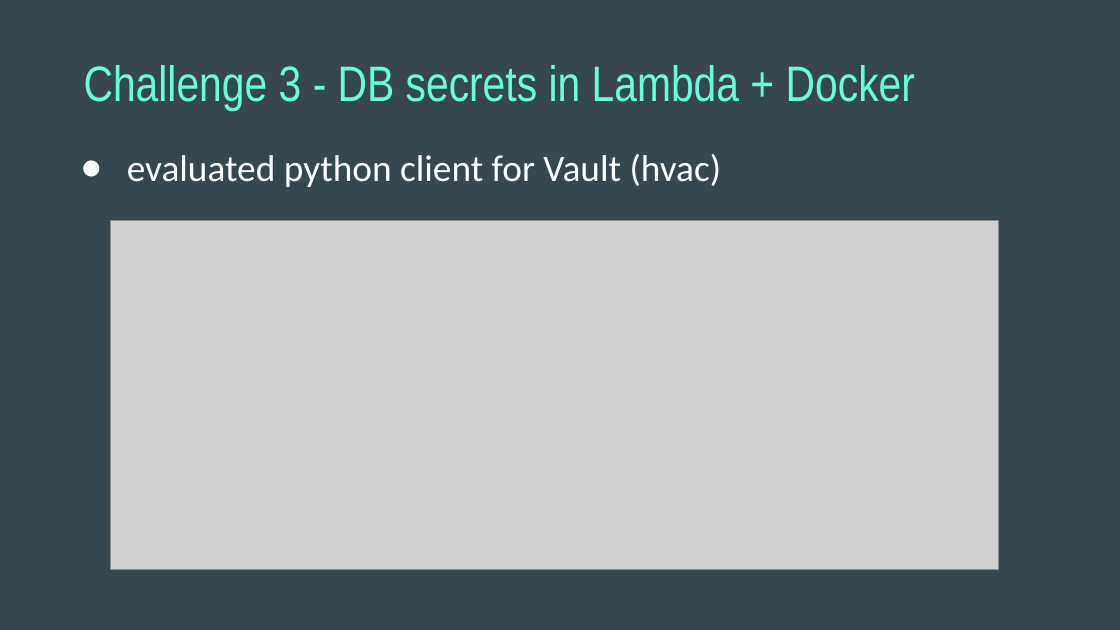
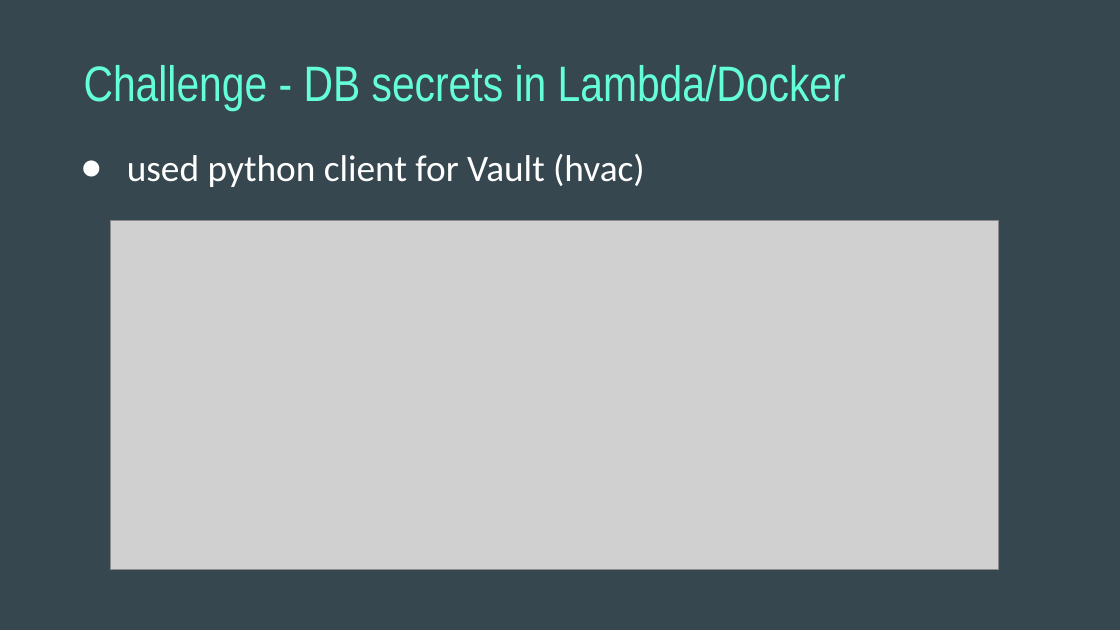
Before and after one commit to wgong/code2cloud, a slide deck: slide 7 of docs/code2cloud.pptx. Drawn at 1120x630 pixels with LibreOffice and Linux fonts; fonts in the diff are those of the drawing; grey boxes stand for pictures. Boxes give left, top, right and bottom in pixels: in the first picture for what was removed or moved away, otherwise in the second. Text is boxed around its words. In the diff, an @@ line names an element or a change of style, - is before the commit and + after.

```diff
--- a/docs/code2cloud.pptx
+++ b/docs/code2cloud.pptx
@@ title at (84,65,846,111): text changed @@
-Challenge 3 - DB secrets in Lambda + Docker
+Challenge - DB secrets in Lambda/Docker
@@ text at (127,154,645,187): text changed @@
-● evaluated python client for Vault (hvac)
+● used python client for Vault (hvac)
```
Also in this commit, not shown: 8 other slides changed, 2 slides added, 1 other file.
